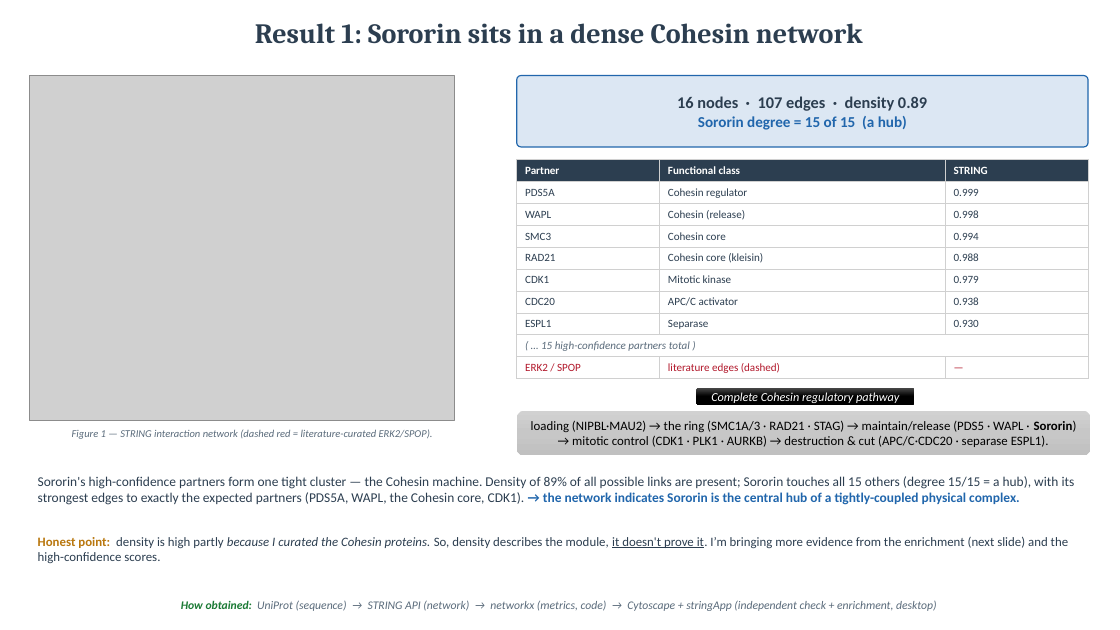
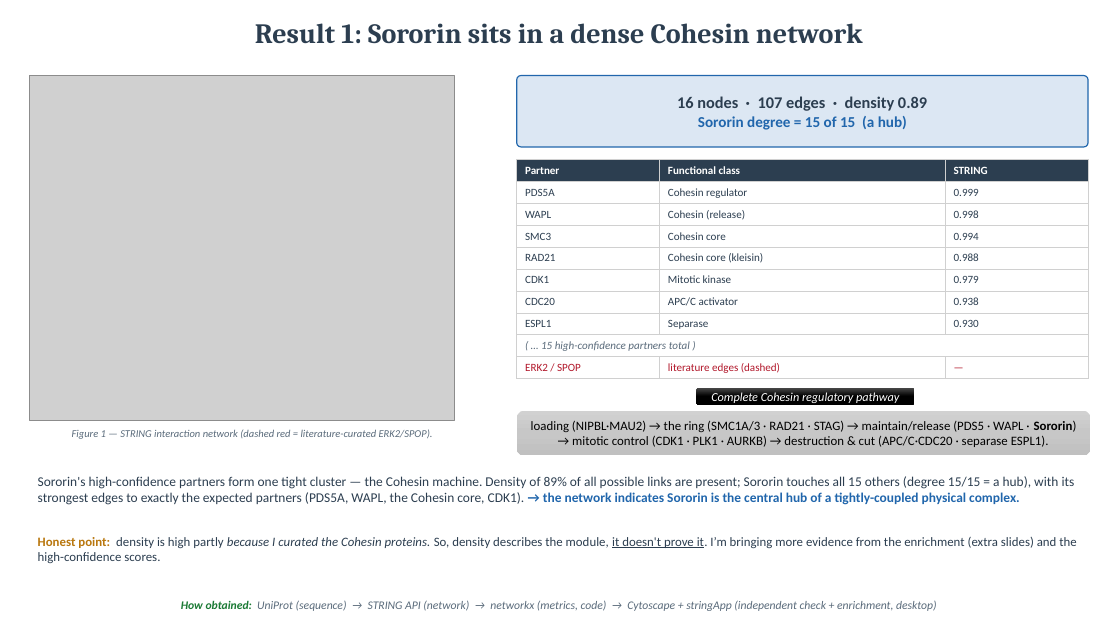
Before and after one commit to amirh0ss3in/Sororin_project, a slide deck: slide 5 of Sororin_mechanism_flowchart.pptx. Drawn at 1120x630 pixels with LibreOffice and Linux fonts; fonts in the diff are those of the drawing; grey boxes stand for pictures. Boxes give left, top, right and bottom in pixels: in the first picture for what was removed or moved away, otherwise in the second. Text is boxed around its words. In the diff, an @@ line names an element or a change of style, - is before the commit and + after.

```diff
--- a/Sororin_mechanism_flowchart.pptx
+++ b/Sororin_mechanism_flowchart.pptx
@@ text at [38, 537, 1076, 563]: text changed @@
-Honest point: density is high partly because I curated the Cohesin proteins. So, density describes the module, it doesn't prove it. I’m bringing more evidence from the enrichment (next slide) and the high-confidence scores.
+Honest point: density is high partly because I curated the Cohesin proteins. So, density describes the module, it doesn't prove it. I’m bringing more evidence from the enrichment (extra slides) and the high-confidence scores.
```
Also in this commit, not shown: 1 other slide changed, 1 slide added, 6 other files.
